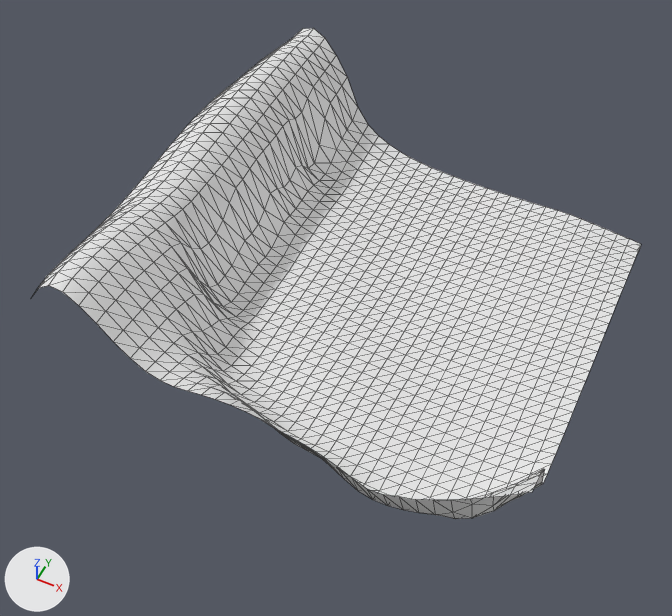
What one commit did to the glTF model assets/levels/overworld/chunk_-1_1.glb.
Camera for both pictures: a 50 mm lens placed at (36.2, -84.4, 103.6), pointed at (-2.6, -6.9, 6.7). Lighting does not change. The marker at lower left points along +X, +Y and +Z. The older version comes first. Mesh edges are drawn as thin lines.

The first picture shows 'chunk_-1_1-col'.
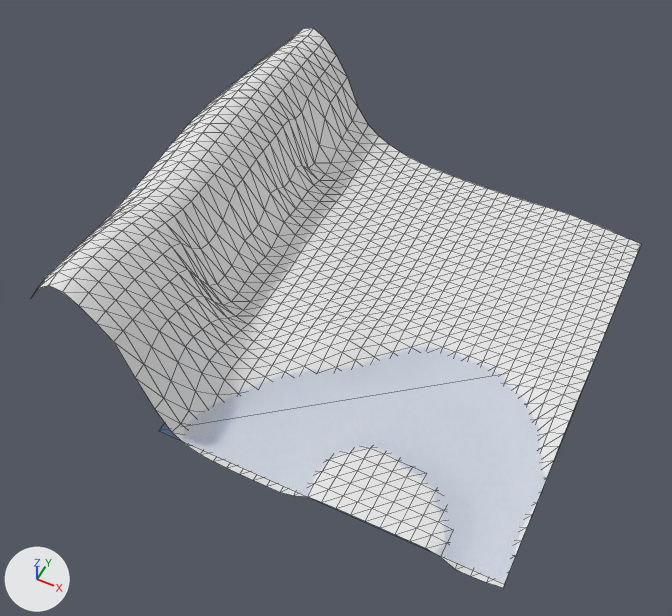
Changed parts and their boxes [x1, y1, x2, y2] in the pictures (672 x 616 px; the box of a moved part takes in the faces that stretch with it):
'chunk_-1_1-col', reshaped (14% taller): before [33, 28, 641, 519]; after [33, 28, 641, 588]
'Plane.001-water', added: after [159, 347, 595, 584]
part 1 of me_chunk__1_1, moved or reshaped: before [113, 244, 585, 519]; after [114, 244, 585, 588]

The change, as a list of edits to the scene's bpy script:
```text
Change me_chunk__1_1:
    used by ob_chunk__1_1_col; location = (0.0, 0.0, 0.0)
    remove me_chunk__1_1.from_pydata(...)  # 1089 vertices, 2048 faces; spans x -32.0..32.0, y -32.0..32.0, z 0.3..23.7
    add me_chunk__1_1.from_pydata(...)  # 1089 vertices, 2048 faces; spans x -32.0..32.0, y -32.0..32.0, z -1.2..23.7
    me_chunk__1_1 part 1: 419 of 1089 vertices moved; they spanned x -20.0..32.0, y -32.0..6.0, z 0.9..21.4 and now span x -20.0..32.0, y -32.0..6.0, z -1.2..15.8; mean shift (0.0, 0.0, -3.4); largest move (32.0, -32.0, 21.4) -> (32.0, -32.0, -0.3)
Add me_plane_001_water:
    me_plane_001_water.from_pydata([(-16.3, 5.6, 0.7), (32.0, 5.6, 0.7), (-16.3, -32.0, 0.7), (32.0, -32.0, 0.7)], [], [(2, 3, 1), (2, 1, 0)])
    me_plane_001_water.materials.append(mat_water)  # blue #008ae7
Add ob_plane_001_water:
    ob_plane_001_water = bpy.data.objects.new('Plane.001-water', me_plane_001_water)
    ob_plane_001_water.location = (0.0, 0.0, 0.0)
```
